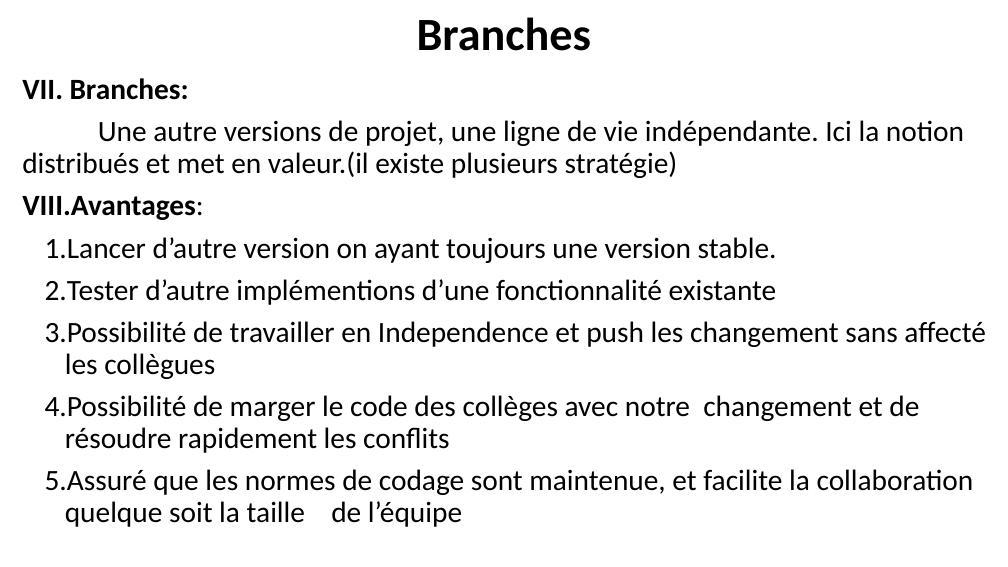
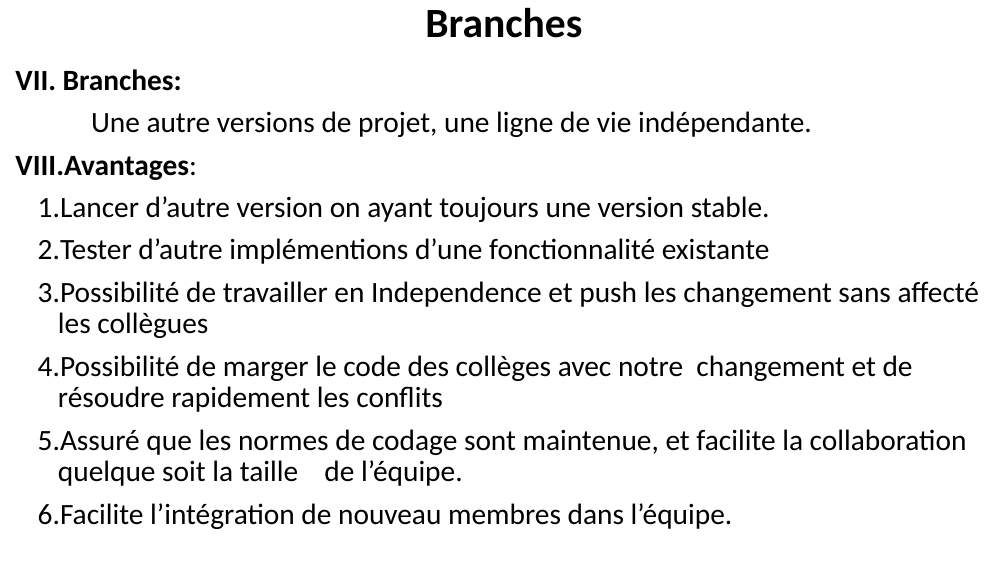
Before and after one commit to belakebiboussad/form, a slide deck: slide 10 of Formation Git.pptx (slide 7 before the commit). Drawn at 1008x567 pixels with LibreOffice and Linux fonts; fonts in the diff are those of the drawing. Boxes give left, top, right and bottom in pixels: in the first picture for what was removed or moved away, otherwise in the second. Text is boxed around its words. In the diff, an @@ line names an element or a change of style, - is before the commit and + after.

```diff
--- a/Formation Git.pptx
+++ b/Formation Git.pptx
@@ title "Branches" at (x1=425, y1=7, x2=582, y2=38): size 44 to 39.6 pt @@
@@ text "Branches:" moved from (x1=22, y1=78, x2=985, y2=527) to (x1=15, y1=69, x2=979, y2=529) @@
@@ text at (x1=91, y1=111, x2=812, y2=137): text changed @@
-Une autre versions de projet, une ligne de vie indépendante. Ici la notion distribués et met en valeur.(il existe plusieurs stratégie)
+Une autre versions de projet, une ligne de vie indépendante.
@@ text at (x1=38, y1=429, x2=967, y2=529): text changed @@
-13. Assuré que les normes de codage sont maintenue, et facilite la collaboration quelque soit la taille de l’équipe
+13. Assuré que les normes de codage sont maintenue, et facilite la collaboration quelque soit la taille de l’équipe.
+14. Facilite l’intégration de nouveau membres dans l’équipe.
```
Also in this commit, not shown: 8 other slides changed, 1 slide added, 1 slide removed, 7 other files.
